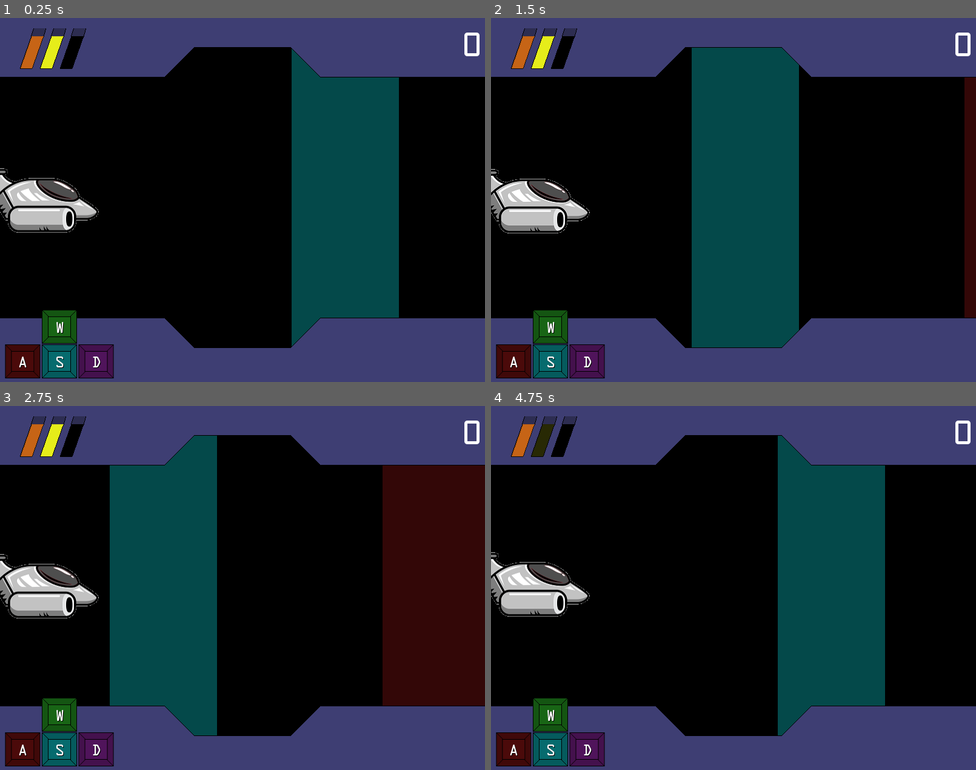
Above: before the commit, frames 1-4 (two rows, left to right).
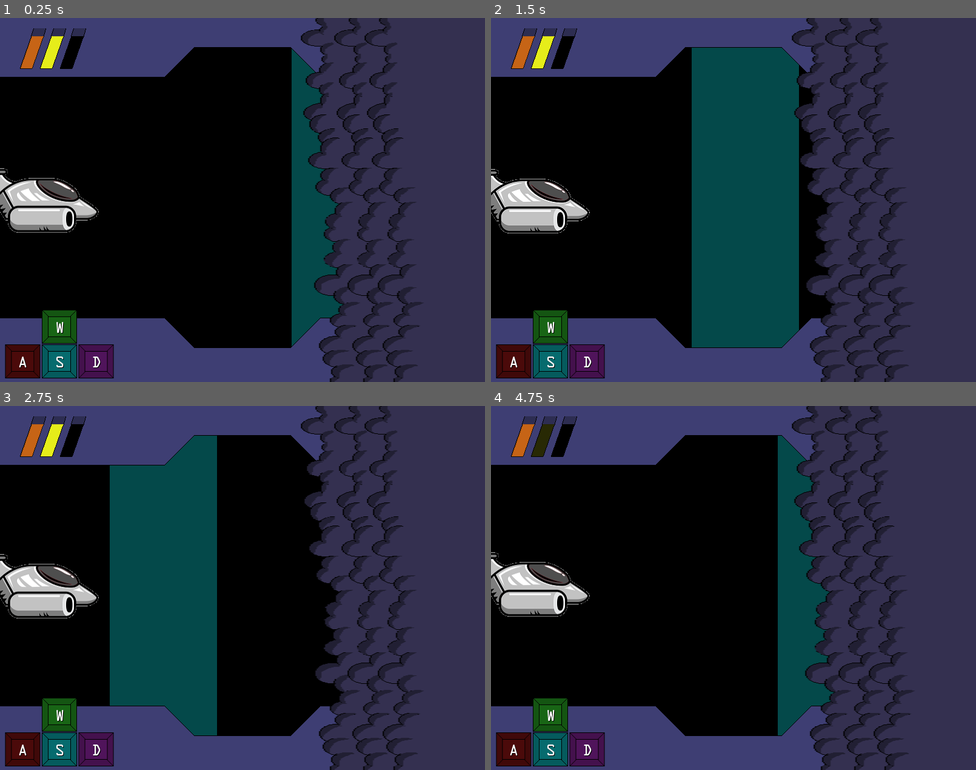
Above: after the commit, the same moments.

Repository: Sasurai/ColorShifter
Game: Godot game, scene res://scenes/MainScene.tscn
Two runs of this game, one before a commit and one after it. Both use one fixed random seed, a clock stepped at 60 frames per second and the inputs below.
Inputs:
- Up to frame 1 (0.25 s): no input
- Up to frame 2 (1.5 s): no input
- Up to frame 3 (2.75 s): no input
- Up to frame 4 (4.75 s): no input

The runs differ from the first frame. In frame 1, 34% of the frame differs, in the area x 62-100%, y 0-100%; in frame 2, 33%; in frame 3, 33%; in frame 4, 34%.

Commit message:
Add fog

Diff:
--- a/scenes/MainScene.tscn
+++ b/scenes/MainScene.tscn
@@ -6,6 +6,7 @@
 [ext_resource path="res://components/LifeBarLight.tscn" type="PackedScene" id=4]
 [ext_resource path="res://fonts/data-latin.ttf" type="DynamicFontData" id=5]
 [ext_resource path="res://components/ColorButton.tscn" type="PackedScene" id=6]
+[ext_resource path="res://assets/Fog.png" type="Texture" id=7]
 
 [sub_resource type="DynamicFont" id=1]
 
@@ -125,3 +126,24 @@
 _sections_unfolded = [ "Transform" ]
 kColor = 3
 kKey = "D"
+
+[node name="Fog1" type="Sprite" parent="Node2D" index="4"]
+
+position = Vector2( 420, -260 )
+scale = Vector2( 1.98831, 1 )
+texture = ExtResource( 7 )
+_sections_unfolded = [ "Transform" ]
+
+[node name="Fog2" type="Sprite" parent="Node2D" index="5"]
+
+position = Vector2( 475, -260 )
+scale = Vector2( 1.98831, 1 )
+texture = ExtResource( 7 )
+_sections_unfolded = [ "Transform" ]
+
+[node name="Fog3" type="Sprite" parent="Node2D" index="6"]
+
+position = Vector2( 525, -260 )
+scale = Vector2( 1.98831, 1 )
+texture = ExtResource( 7 )
+_sections_unfolded = [ "Transform" ]
Binary file added: RawAssets/Fog.aseprite
Binary file added: assets/Fog.png
Not shown, added: assets/Fog.png.import
Not shown: 1 places in scenes/MainScene.tscn that only renumber resources
